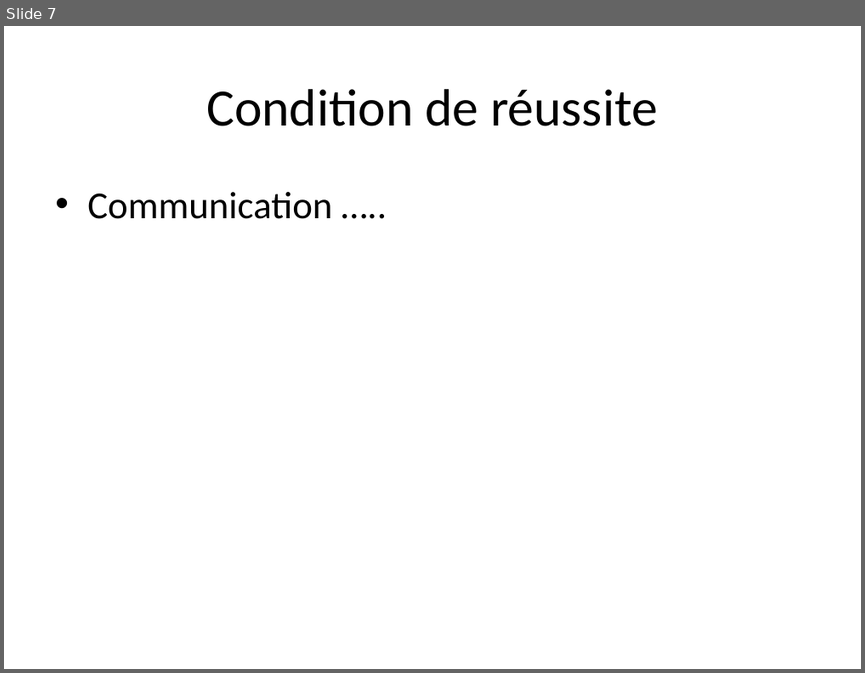
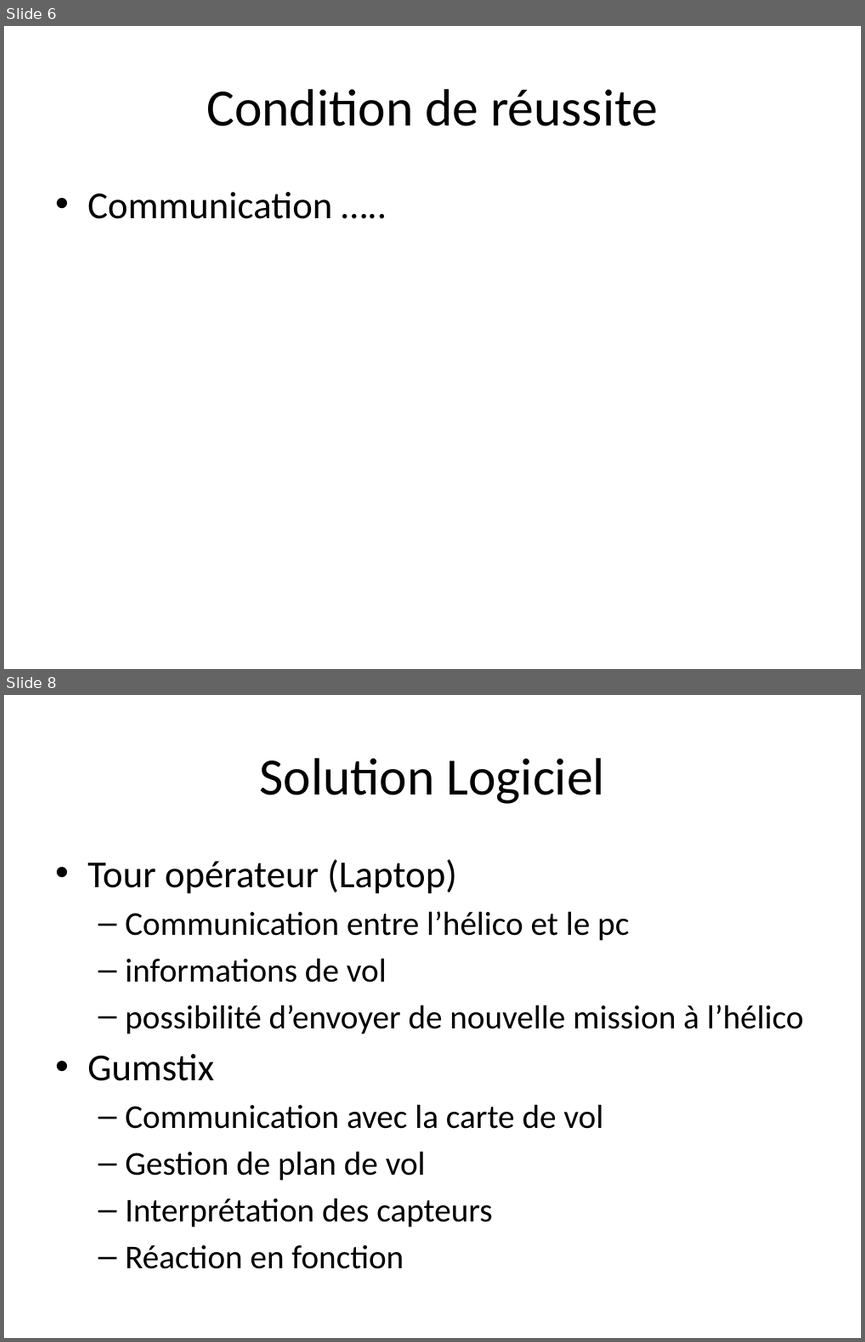
Before and after one commit to xzar/megauav2013, a slide deck: docs/Soutenance/PréSoutenance 0511.pptx. Shown one above the other, each under a label of ours: slide 7 before the commit, slides 6 and 8 after it; the slides between them are not shown. The pictures are 865x673 and 865x1342 pixels, drawn with LibreOffice and Linux fonts; fonts in the diff are those of the drawing. Boxes give left, top, right and bottom in pixels: in the first picture for what was removed or moved away, otherwise in the second. Text is boxed around its words. In the diff, an @@ line names an element or a change of style, - is before the commit and + after.

```diff
--- a/docs/Soutenance/PréSoutenance 0511.pptx
+++ b/docs/Soutenance/PréSoutenance 0511.pptx
@@ slide 8 added at box(4, 695, 861, 1338), background #FFFFFF @@
@@ title added at box(259, 758, 605, 804), 44 pt, text #000000 @@
+Solution Logiciel
@@ text added at box(87, 859, 804, 1269), 28 pt, text #000000 @@
+• Tour opérateur (Laptop)
+  – Communication entre l’hélico et le pc
+  – informations de vol
+  – possibilité d’envoyer de nouvelle mission à l’hélico
+• Gumstix
+  – Communication avec la carte de vol
+  – Gestion de plan de vol
+  – Interprétation des capteurs
+  – Réaction en fonction
@@ what was slide 7 is now slide 6 @@
```
Also in this commit, not shown: 5 slides changed, 4 other slides added, 2 slides removed.
